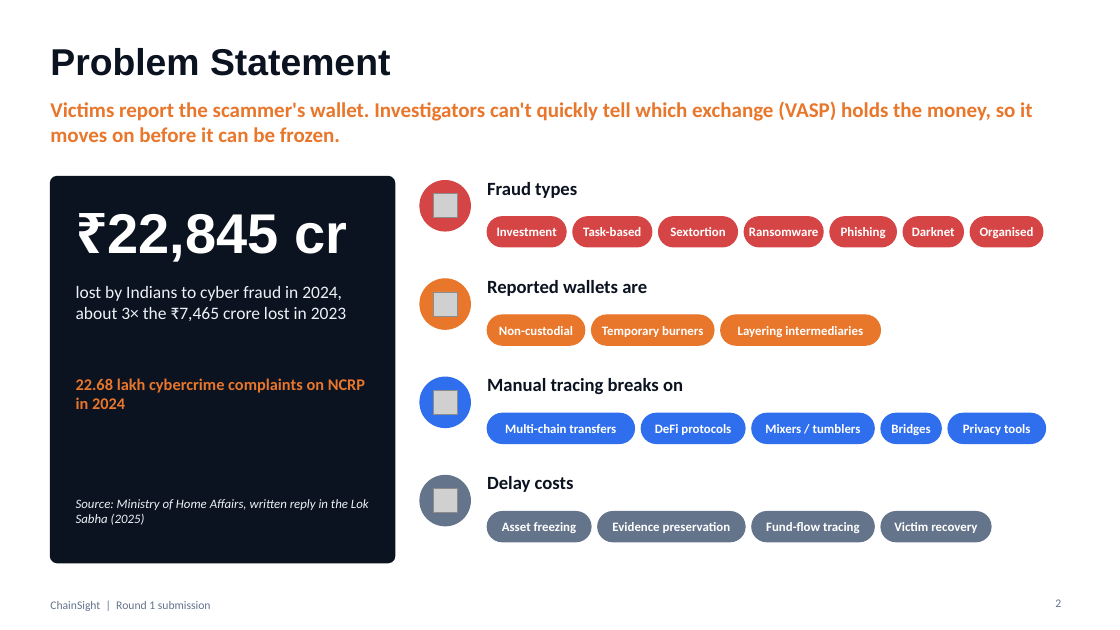
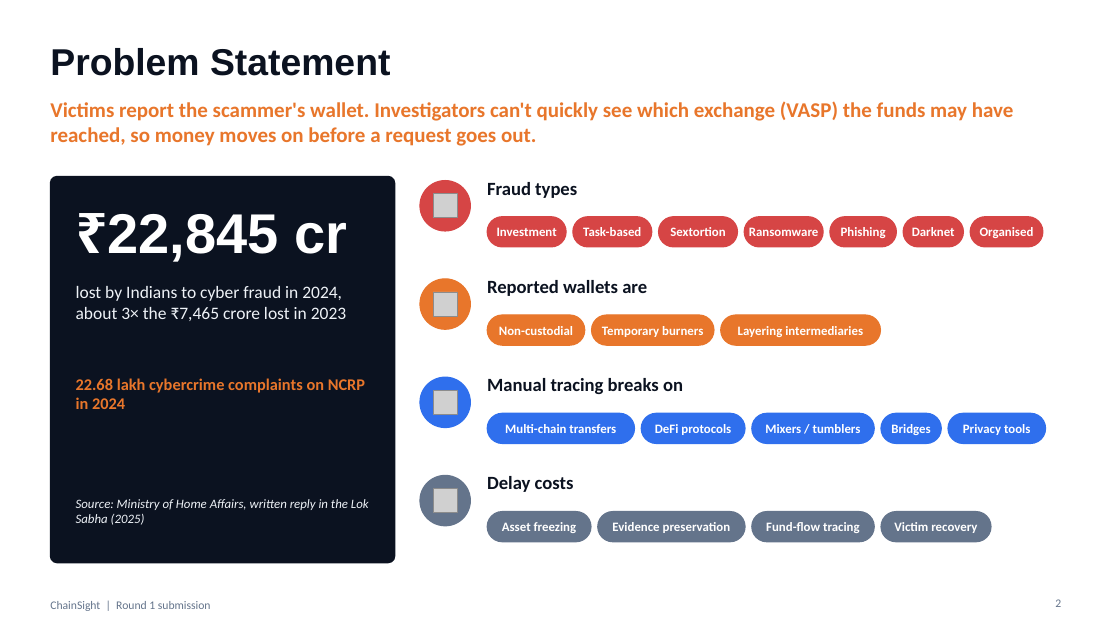
Before and after one commit to sharmaayush2506/ChainSight, a slide deck: slide 2 of docs/pitch/ChainSight_Round1_9slides.pptx. Drawn at 1120x630 pixels with LibreOffice and Linux fonts; fonts in the diff are those of the drawing; grey boxes stand for pictures. Boxes give left, top, right and bottom in pixels: in the first picture for what was removed or moved away, otherwise in the second. Text is boxed around its words. In the diff, an @@ line names an element or a change of style, - is before the commit and + after.

```diff
--- a/docs/pitch/ChainSight_Round1_9slides.pptx
+++ b/docs/pitch/ChainSight_Round1_9slides.pptx
@@ text at box(50, 101, 1014, 146): text changed @@
-Victims report the scammer's wallet. Investigators can't quickly tell which exchange (VASP) holds the money, so it moves on before it can be frozen.
+Victims report the scammer's wallet. Investigators can't quickly see which exchange (VASP) the funds may have reached, so money moves on before a request goes out.
```
Also in this commit, not shown: 5 other slides changed, 2 slides added, 2 slides removed, 1 other file.
